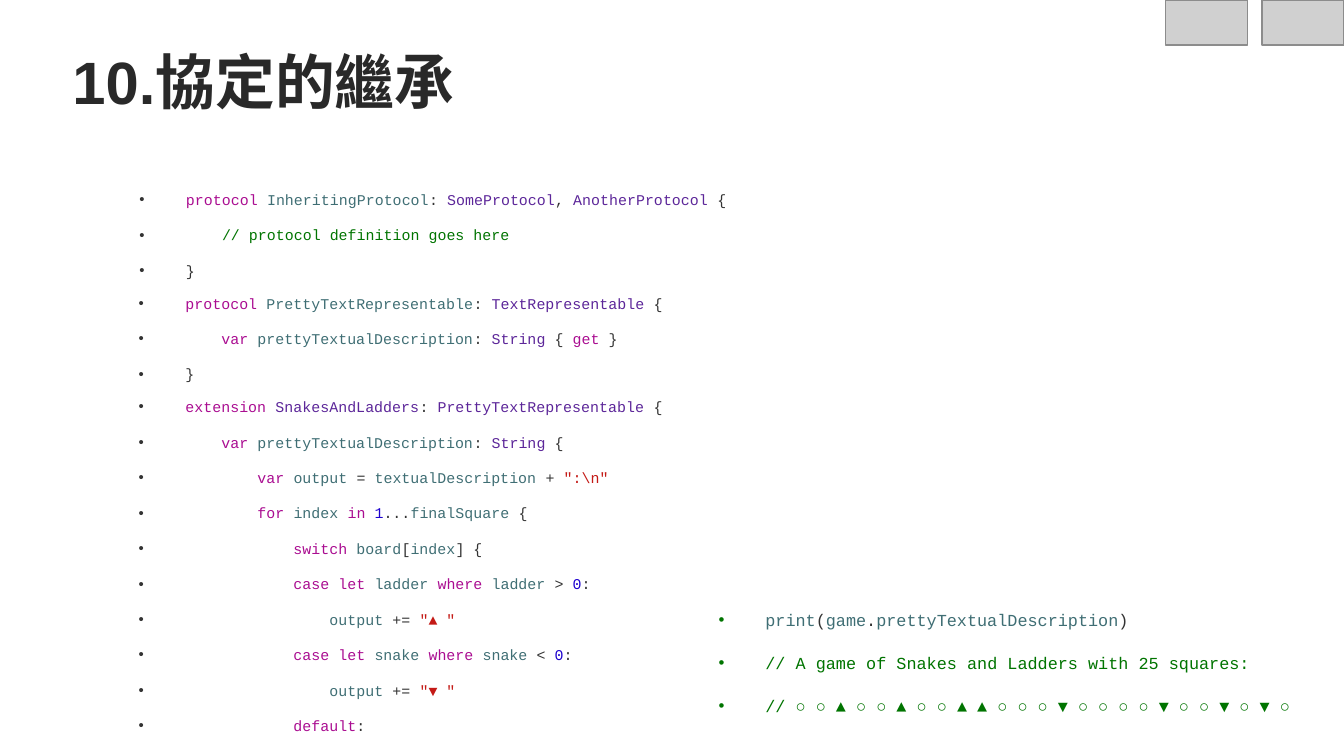
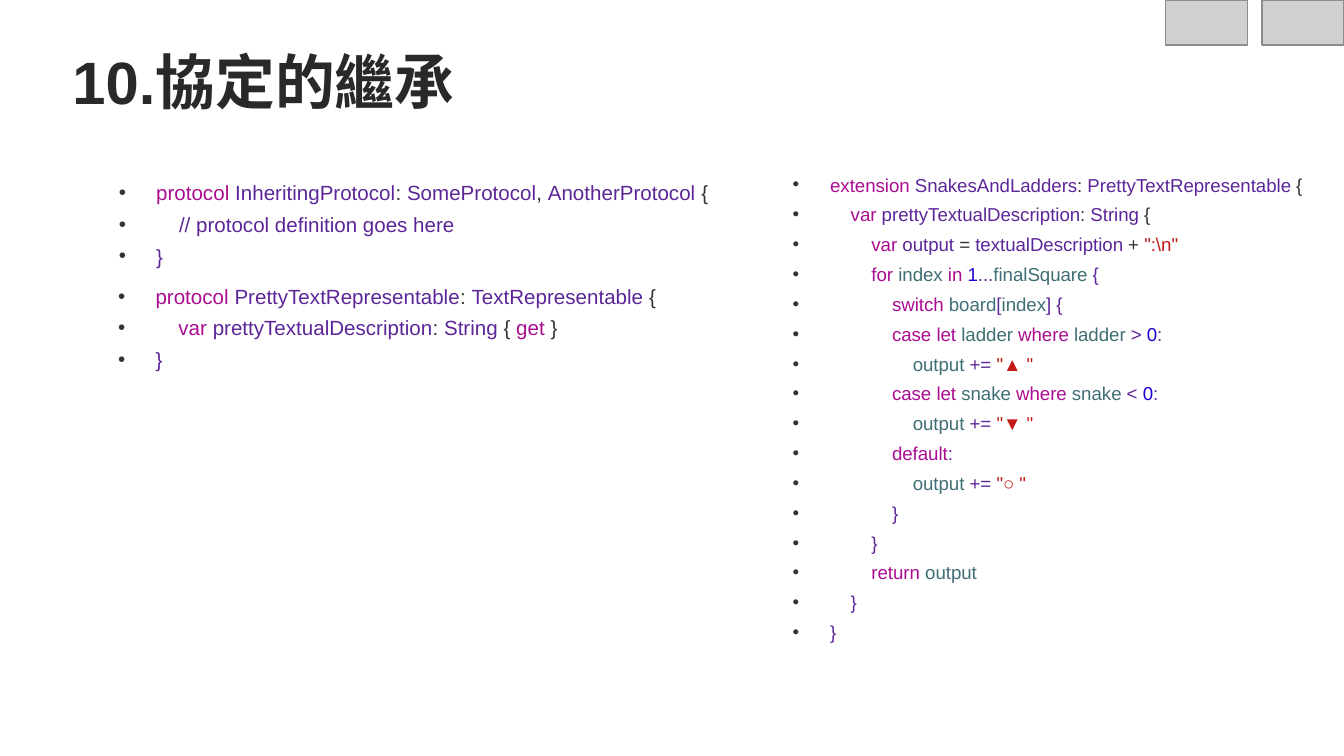
Before and after one commit to roberthsu2003/Iphone1, a slide deck: slide 19 of iOS行動程式基礎開發上架20堂課/第19堂專案練習/swift-協定.pptx. Drawn at 1344x756 pixels with LibreOffice and Linux fonts; fonts in the diff are those of the drawing; grey boxes stand for pictures; background and template pictures are left out. Boxes give left, top, right and bottom in pixels: in the first picture for what was removed or moved away, otherwise in the second. Text is boxed around its words. In the diff, an @@ line names an element or a change of style, - is before the commit and + after.

```diff
--- a/iOS行動程式基礎開發上架20堂課/第19堂專案練習/swift-協定.pptx
+++ b/iOS行動程式基礎開發上架20堂課/第19堂專案練習/swift-協定.pptx
@@ text "protocol InheritingProtocol: SomeProtocol, AnotherProtocol {" at <box>156,185,695,237</box>: size 8 to 11 pt, font Courier New to Arial; text colour #3F6E74 to #5C2699 in "InheritingProtocol:"; text colour #007400 to #5C2699 in "// protocol definition goes here"; text colour #333333 to #5C2699 in "}"; indent changed; line spacing 19pt to 17pt @@
@@ text "extension SnakesAndLadders: PrettyTextRepresentable {": place and size @@
-text "extension SnakesAndLadders: PrettyTextRepresentable {" at <box>185,401,644,699</box>
+text "extension SnakesAndLadders: PrettyTextRepresentable {" at <box>830,178,1291,583</box>
@@ text "extension SnakesAndLadders: PrettyTextRepresentable {" at <box>830,178,1291,583</box>: size 8 to 10 pt, font Courier New to Arial; text colour #3F6E74 to #5C2699 in "prettyTextualDescription:", "output textualDescription"; text colour #333333 to #5C2699 in "1...finalSquare {", "board[index] {", "> 0:", "+=" and 8 more places; indent changed; line spacing 19pt to 16pt @@
@@ text "protocol PrettyTextRepresentable: TextRepresentable {" at <box>156,289,643,340</box>: size 8 to 11 pt, font Courier New to Arial; text colour #3F6E74 to #5C2699 in "PrettyTextRepresentable:", "prettyTextualDescription:"; text colour #333333 to #5C2699 in "}"; indent changed; line spacing 19pt to 17pt @@
@@ text removed at <box>765,614,1250,673</box> @@
-• print(game.prettyTextualDescription)
-• // A game of Snakes and Ladders with 25 squares:
-• // ○ ○ ▲ ○ ○ ▲ ○ ○ ▲ ▲ ○ ○ ○ ▼ ○ ○ ○ ○ ▼ ○ ○ ▼ ○ ▼ ○
```
Also in this commit, not shown: 17 other slides changed, 49 other files.
